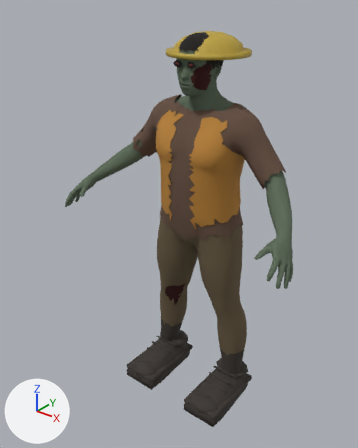
Before and after pictures for a commit that changed the glTF model assets/models/zombie_heavy.glb.
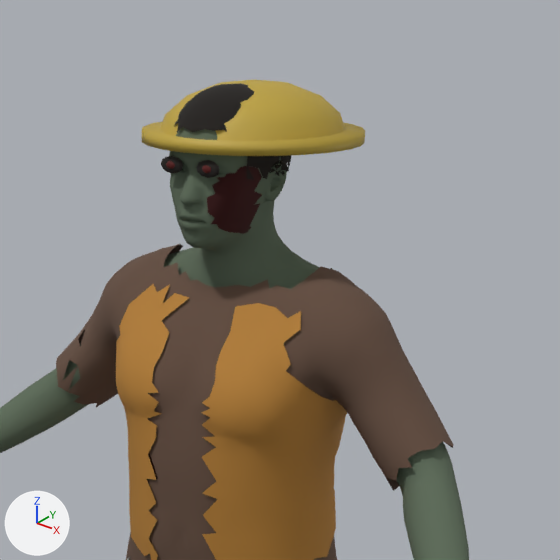
Old and new are each drawn whole from a 50 mm lens placed at (1.251, -1.754, 1.956), pointed at (-0.056, -0.12, 0.943) and again close up on the part from 31% to 91% of the width and 0% to 48% of the height. The lights are fixed; the arrows at lower left show +X, +Y and +Z. The first two pictures are the older version. Vertices at exactly the same position are counted once.

Names of what the first close-up shows: 'Zombie'.
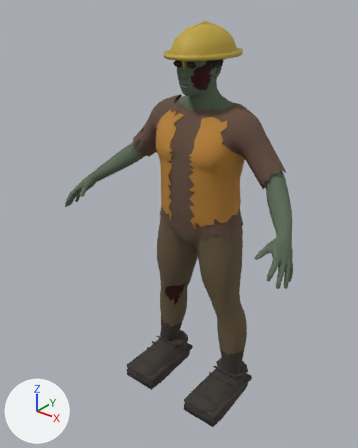
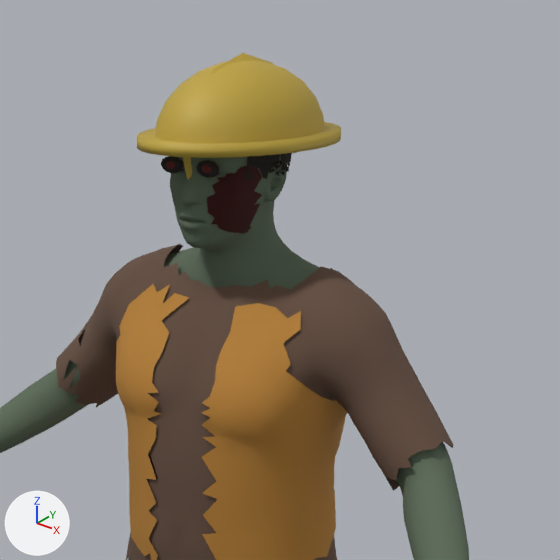
The change, as a diff of the scene's bpy script:
```diff
--- a/assets/models/zombie_heavy.glb.py
+++ b/assets/models/zombie_heavy.glb.py
@@ me_zombie @@
 # used by ob_zombie; location = (0.0, 0.0, 0.0)
-me_zombie.from_pydata(...)  # 11864 vertices, 22856 faces; spans x -0.61..0.61, y -0.38..0.18, z -0.01..1.78
+me_zombie.from_pydata(...)  # 11994 vertices, 23106 faces; spans x -0.61..0.61, y -0.38..0.18, z -0.01..1.82
+# me_zombie part 1: a new loose piece, an icosphere of 80 faces spanning x -0.019..0.011, y -0.174..0.133, z 1.577..1.822, in mat_hard_hat (yellow #bfa43c)
+# me_zombie part 2
+# 37 vertices are removed from x -0.14..0.14, y -0.17..0.18, z 1.69..1.78
+# 115 faces are deleted
+# 79 vertices move from x -0.18..0.18, y -0.17..0.18, z 1.69..1.78 to x -0.14..0.13, y -0.14..0.17, z 1.69..1.81
+# 125 vertices are added at x -0.14..0.12, y -0.22..0.17, z 1.69..1.81
+# 285 new faces join them, mat_hard_hat (yellow #bfa43c)
 me_zombie.materials.append(mat_zombie_skin)
```

Location of each change, (x1, y1, x2, y2) in pixels of the close-ups (560 x 560 px):
'Zombie', reshaped: before (0, 80, 469, 560); after (0, 53, 469, 560)
part 1 of me_zombie, added (mostly hidden): after (183, 53, 288, 180)
part 2 of me_zombie, built on: before (142, 80, 365, 156); after (137, 60, 341, 158)
